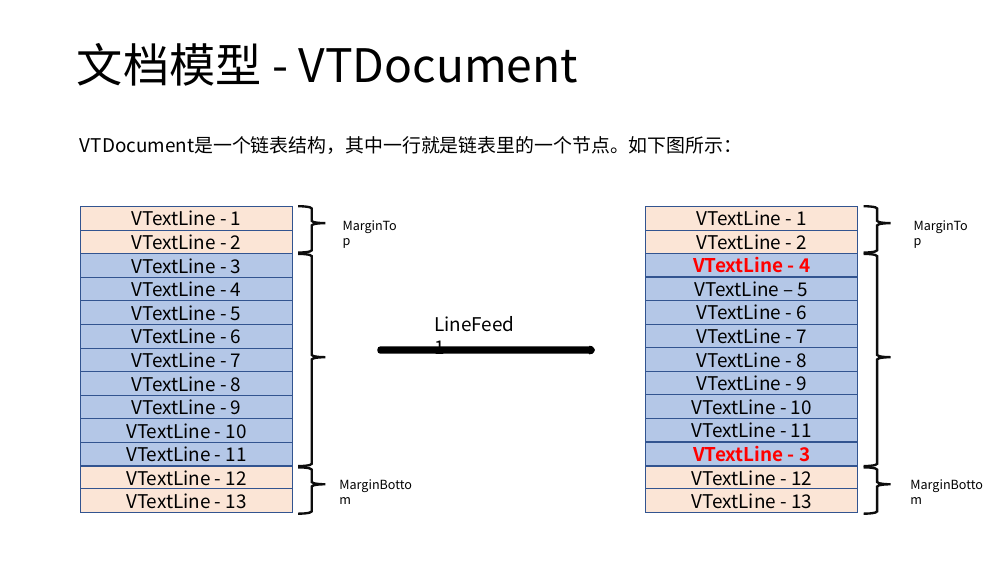
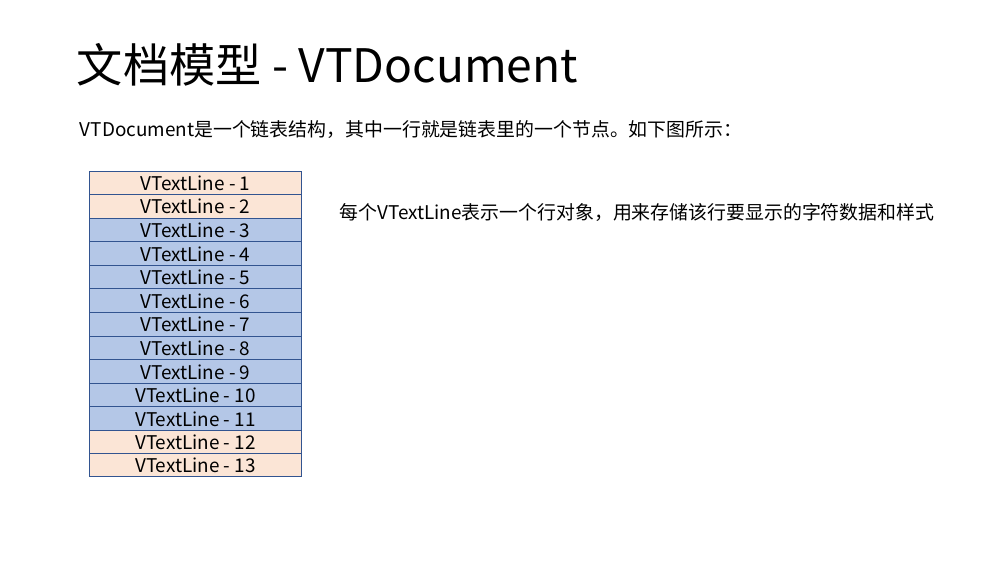
Before and after one commit to 294797392/ModengTerm, a slide deck: slide 2 of Documents/设计文档.pptx. Drawn at 1008x567 pixels with LibreOffice and Linux fonts; fonts in the diff are those of the drawing. Boxes give left, top, right and bottom in pixels: in the first picture for what was removed or moved away, otherwise in the second. Text is boxed around its words. In the diff, an @@ line names an element or a change of style, - is before the commit and + after.

Commit message:
更新设计文档

```diff
--- a/Documents/设计文档.pptx
+++ b/Documents/设计文档.pptx
@@ text "VTDocument是一个链表结构，其中一行就是链表里的一个节点。如下图所示：": place and size @@
-text "VTDocument是一个链表结构，其中一行就是链表里的一个节点。如下图所示：" at bbox=[80, 136, 742, 154]
+text "VTDocument是一个链表结构，其中一行就是链表里的一个节点。如下图所示：" at bbox=[80, 120, 742, 138]
@@ right brace removed at bbox=[298, 206, 325, 253] @@
@@ text added at bbox=[339, 203, 934, 221], 18 pt, text #000000 @@
+每个VTextLine表示一个行对象，用来存储该行要显示的字符数据和样式
@@ rectangle removed at bbox=[646, 206, 858, 230] @@
-VTextLine - 1
@@ right brace removed at bbox=[864, 206, 891, 253] @@
@@ text removed at bbox=[335, 214, 411, 237] @@
-MarginTop
@@ rectangle removed at bbox=[646, 231, 858, 254] @@
-VTextLine - 2
@@ text removed at bbox=[907, 214, 982, 237] @@
-MarginTop
@@ right brace removed at bbox=[298, 254, 325, 467] @@
@@ rectangle removed at bbox=[646, 253, 858, 277] @@
-VTextLine - 4
@@ right brace removed at bbox=[864, 254, 891, 467] @@
@@ rectangle removed at bbox=[646, 277, 858, 300] @@
-VTextLine – 5
@@ text removed at bbox=[434, 316, 514, 354] @@
-LineFeed 1
@@ rectangle removed at bbox=[646, 301, 858, 324] @@
-VTextLine - 6
@@ rectangle removed at bbox=[646, 324, 858, 348] @@
-VTextLine - 7
@@ right arrow removed at bbox=[380, 349, 593, 352] @@
@@ rectangle removed at bbox=[646, 348, 858, 371] @@
-VTextLine - 8
@@ rectangle removed at bbox=[646, 371, 858, 395] @@
-VTextLine - 9
@@ rectangle removed at bbox=[646, 395, 858, 418] @@
-VTextLine - 10
@@ rectangle removed at bbox=[646, 419, 858, 442] @@
-VTextLine - 11
@@ rectangle removed at bbox=[646, 442, 858, 465] @@
-VTextLine - 3
@@ 13 rectangles: place and size @@
-13 rectangles at bbox=[80, 206, 293, 513]
+13 rectangles at bbox=[89, 171, 302, 476]
@@ right brace removed at bbox=[298, 467, 325, 513] @@
@@ text removed at bbox=[332, 473, 426, 496] @@
-MarginBottom
@@ rectangle removed at bbox=[646, 467, 858, 490] @@
-VTextLine - 12
@@ right brace removed at bbox=[864, 467, 891, 513] @@
@@ text removed at bbox=[903, 473, 997, 496] @@
-MarginBottom
@@ rectangle removed at bbox=[646, 489, 858, 513] @@
-VTextLine - 13
```
Also in this commit, not shown: 2 slides added.
